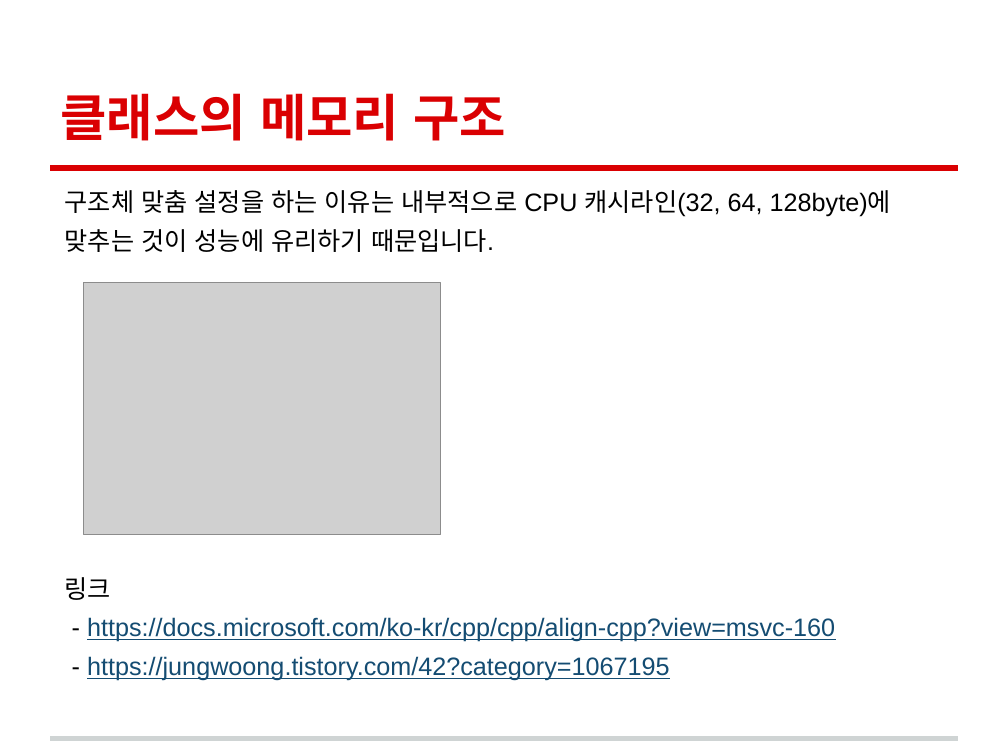
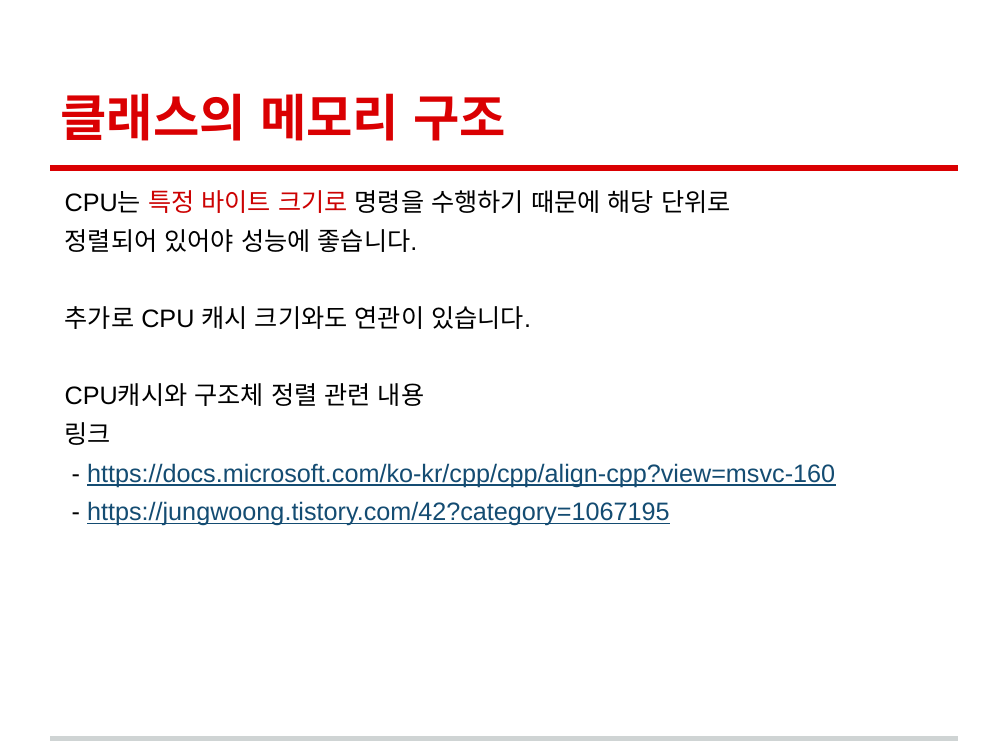
Before and after one commit to woong20123/Study, a slide deck: slide 4 of C++Study/06.Class/챕터6.클래스.pptx. Drawn at 1008x756 pixels with LibreOffice and Linux fonts; fonts in the diff are those of the drawing; grey boxes stand for pictures. Boxes give left, top, right and bottom in pixels: in the first picture for what was removed or moved away, otherwise in the second. Text is boxed around its words. In the diff, an @@ line names an element or a change of style, - is before the commit and + after.

```diff
--- a/C++Study/06.Class/챕터6.클래스.pptx
+++ b/C++Study/06.Class/챕터6.클래스.pptx
@@ text at box(65, 190, 731, 406): text changed @@
-구조체 맞춤 설정을 하는 이유는 내부적으로 CPU 캐시라인(32, 64, 128byte)에
-맞추는 것이 성능에 유리하기 때문입니다.
+CPU는 특정 바이트 크기로 명령을 수행하기 때문에 해당 단위로
+정렬되어 있어야 성능에 좋습니다.
+추가로 CPU 캐시 크기와도 연관이 있습니다.
+CPU캐시와 구조체 정렬 관련 내용
@@ picture removed at box(84, 283, 440, 535) @@
```
Also in this commit, not shown: 1 other slide changed, 10 slides added, 2 other files.
